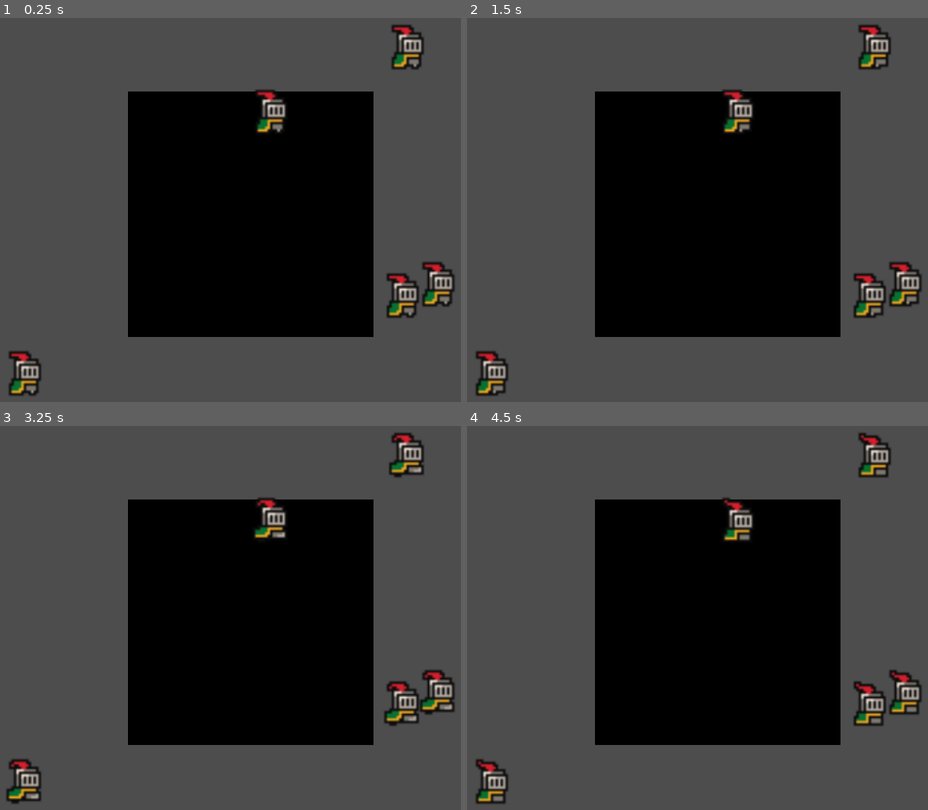
Above: before the commit, frames 1-4 (two rows, left to right).
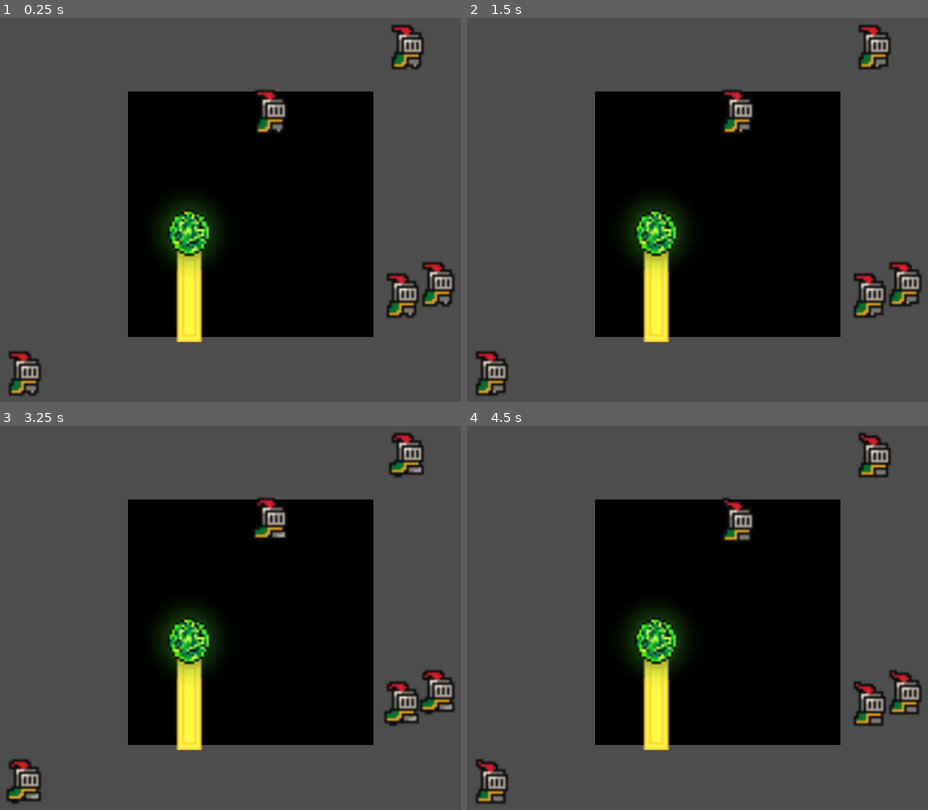
Above: after the commit, the same moments.

Repository: ReneZwiletitsch/PirateJam16
Game: Godot game, scene res://Scenes/generated_level.tscn
The game is run twice, just before and just after one commit, with the same random seed, the same clock (stepped at 60 frames per second) and the same inputs. This scene is started directly instead of the project's main scene.
Inputs (mouse positions are in pixels of both pictures, inside the frame that each line leads up to):
- Up to frame 1 (0.25 s): no input
- Up to frame 2 (1.5 s): tap Enter (ui_accept) at 0.5, 0.77 s; move the mouse to (881, 194) at 0.52 s; hold C (necromancy) 0.53-1.28 s; hold D (right) from 0.53 s (still down); move the mouse to (568, 236) at 1.27 s; tap Mouse wheel up (ScrollZoomIn) at 1.35 s
- Up to frame 3 (3.25 s): tap Enter (ui_accept) at 1.52, 3.02 s; tap C (necromancy) at 1.55, 2.3, 3.05 s; move the mouse to (327, 529) at 2.02 s; release D (right) at 2.03 s; hold A (left) 2.03-2.78 s; hold Mouse wheel down (ScrollZoomOut) 2.03-2.78 s; move the mouse to (212, 706) at 2.77 s; hold D (right) from 2.78 s (still down); click (212, 706) at 2.85 s
- Up to frame 4 (4.5 s): move the mouse to (outside the picture) at 3.52 s; hold C (necromancy) 3.53-4.28 s; tap Enter (ui_accept) at 3.77 s; move the mouse to (490, 560) at 4.27 s; release D (right) at 4.28 s; hold A (left) from 4.28 s (still down); tap E (test) at 4.35 s

The runs differ from the first frame. In frame 1, 2.9% of the frame differs, in the area x 34-48%, y 47-85%; in frame 2, 2.9%; in frame 3, 2.9%; in frame 4, 2.9%.

Commit message:
Added staff texture

Diff:
--- a/piratejam16/Scenes/level_generation_and_handling.gd
+++ b/piratejam16/Scenes/level_generation_and_handling.gd
@@ -23,6 +23,10 @@
 			i.necromancy()
 			if i.playercontrol:
 				Singleton.current_character = i
+				#despawn the staff
+				remove_child(Singleton.staff_instance)
+				Singleton.staff_instance = null
+
 
 	#player attacking
 	elif event.is_action_pressed("attack"):
@@ -79,6 +83,15 @@
 # Called every frame. 'delta' is the elapsed time since the previous frame.
 func _process(delta: float) -> void:
 	if Singleton.current_character == null:
+		if not Singleton.staff_instance:
+			#spawn staff
+			var scene = preload("res://Scenes/staff.tscn")
+			var instance = scene.instantiate()
+			instance.position = Singleton.player_position
+			add_child(instance,true)
+			Singleton.staff_instance = instance
+
+
 		var alive_check = false
 		for i in all_ai_char_instances:
 			if (i.global_position - Singleton.player_position).length()< Singleton.necromancy_range and i.dead and not i.fully_dead:
--- /dev/null
+++ b/piratejam16/Scenes/staff.tscn
@@ -0,0 +1,17 @@
+[gd_scene load_steps=3 format=3 uid="uid://bjkl1rf4kogro"]
+
+[ext_resource type="Texture2D" uid="uid://ixc5fwduqmgh" path="res://assets/sprites/characters/Staff.png" id="1_uoxfw"]
+
+[sub_resource type="SpriteFrames" id="SpriteFrames_7df3m"]
+animations = [{
+"frames": [{
+"duration": 1.0,
+"texture": ExtResource("1_uoxfw")
+}],
+"loop": true,
+"name": &"default",
+"speed": 5.0
+}]
+
+[node name="Staff" type="AnimatedSprite2D"]
+sprite_frames = SubResource("SpriteFrames_7df3m")
--- a/piratejam16/Scenes/testmap.tscn
+++ /dev/null
@@ -1,36 +0,0 @@
-[gd_scene load_steps=4 format=3 uid="uid://c1jenpsj7bgmo"]
-
-[ext_resource type="Texture2D" uid="uid://csy4rkfkqmnsc" path="res://assets/sprites/temporary/black100x100.png" id="1_b0l4x"]
-[ext_resource type="PackedScene" uid="uid://dm77ptpohrroj" path="res://Scenes/AIChar.tscn" id="3_pc4t4"]
-
-[sub_resource type="NavigationPolygon" id="NavigationPolygon_ldq31"]
-vertices = PackedVector2Array(1540.83, -1137.21, 1987.67, 985, -1321.56, 985, -1227.43, -1212.73)
-polygons = Array[PackedInt32Array]([PackedInt32Array(0, 1, 2, 3)])
-outlines = Array[PackedVector2Array]([PackedVector2Array(-1237, -1223, 1549, -1147, 2000, 995, -1332, 995)])
-
-[node name="Testmap" type="Node2D"]
-
-[node name="Sprite2D" type="Sprite2D" parent="."]
-texture = ExtResource("1_b0l4x")
-
-[node name="AiChar" parent="." instance=ExtResource("3_pc4t4")]
-position = Vector2(-22, 28)
-
-[node name="Camera2D" type="Camera2D" parent="."]
-zoom = Vector2(3.765, 3.765)
-
-[node name="AIChar" parent="." instance=ExtResource("3_pc4t4")]
-position = Vector2(80, 66)
-
-[node name="NavigationRegion2D" type="NavigationRegion2D" parent="."]
-position = Vector2(16, -12)
-navigation_polygon = SubResource("NavigationPolygon_ldq31")
-
-[node name="AIChar2" parent="." instance=ExtResource("3_pc4t4")]
-position = Vector2(-87, -118)
-
-[node name="AIChar3" parent="." instance=ExtResource("3_pc4t4")]
-position = Vector2(274, -103)
-
-[node name="AIChar4" parent="." instance=ExtResource("3_pc4t4")]
-position = Vector2(-176, 95)
--- a/piratejam16/game.tscn
+++ b/piratejam16/game.tscn
@@ -1,7 +1,6 @@
-[gd_scene load_steps=2 format=3 uid="uid://do5rj2k3k24xt"]
+[gd_scene load_steps=6 format=4 uid="uid://do5rj2k3k24xt"]
 
 [ext_resource type="PackedScene" uid="uid://bqvoixwaff742" path="res://Scenes/player.tscn" id="1_nnp71"]
-
 [ext_resource type="Texture2D" uid="uid://b6cup8j5libu0" path="res://assets/tiles/tiles_dungeon_2.png" id="1_noskd"]
 
 [sub_resource type="NavigationPolygon" id="NavigationPolygon_ba4cn"]
--- a/piratejam16/scripts/Singleton.gd
+++ b/piratejam16/scripts/Singleton.gd
@@ -20,6 +20,8 @@
 var necromancy_range := 200
 var game_lost := false
 
+var staff_instance = null
+
 
 func player_damage(strenght):
 	current_player_hp -= strenght
--- a/piratejam16/scripts/ai_char.gd
+++ b/piratejam16/scripts/ai_char.gd
@@ -82,6 +82,7 @@
 		fully_dead = true
 		dead = true
 		Singleton.current_character = null
+		Singleton.player_position = global_position
 		print("end of the function")
 		playercontrol = false
 
@@ -152,7 +153,6 @@
 	var AI_input := current_agent_position.direction_to(next_path_position)
 
 	if Singleton.current_character:
-
 		if not playercontrol:
 			movement_target_position = Singleton.current_character.global_position
 			set_movement_target(movement_target_position)
Binary file added: piratejam16/assets/asperite_projects/Staff.aseprite
Binary file added: piratejam16/assets/sprites/characters/Staff.png
Not shown, added: piratejam16/assets/sprites/characters/Staff.png.import
Not shown: 1 places in piratejam16/level_editor.tscn that only renumber resources
